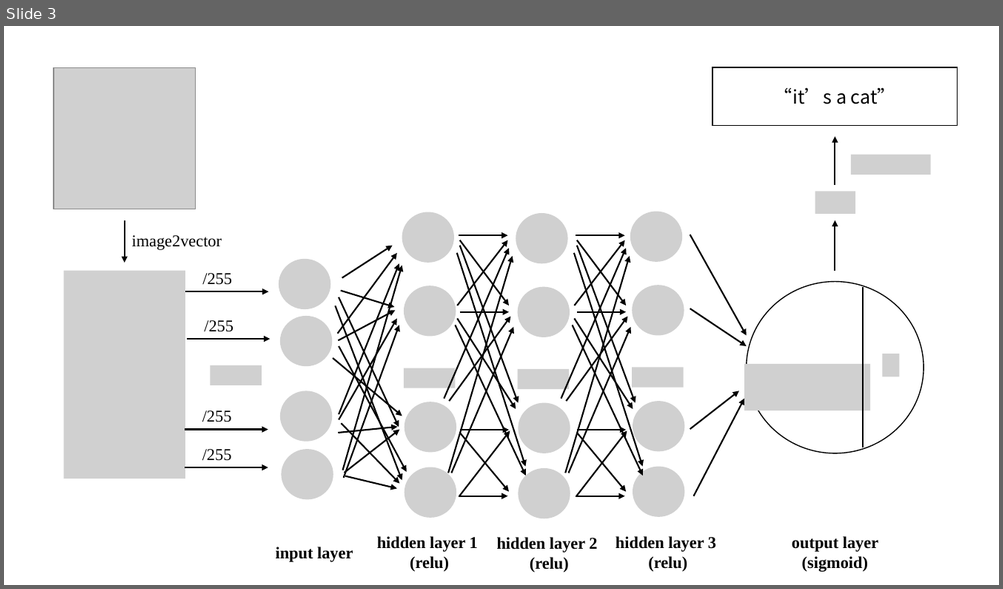
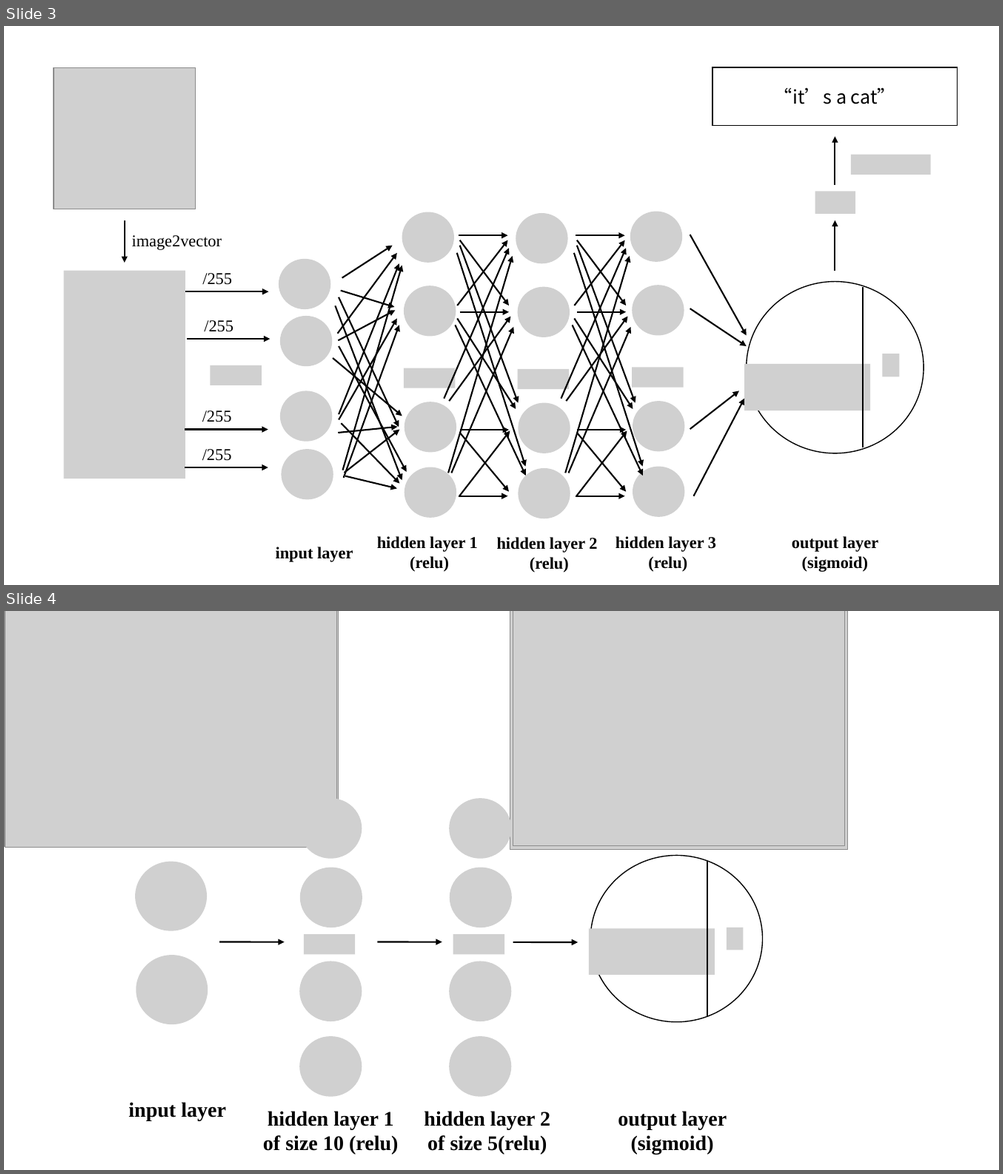
Before and after one commit to PPPerry/AI_projects, a slide deck: modules.pptx. Shown one above the other, each under a label of ours: slide 3 before the commit, slides 3 and 4 after it. The pictures are 1003x589 and 1003x1174 pixels, drawn with LibreOffice and Linux fonts; fonts in the diff are those of the drawing; grey boxes stand for pictures. Boxes give left, top, right and bottom in pixels: in the first picture for what was removed or moved away, otherwise in the second. Text is boxed around its words. In the diff, an @@ line names an element or a change of style, - is before the commit and + after.

```diff
--- a/modules.pptx
+++ b/modules.pptx
@@ slide 4 added at (4,611,999,1170), background #FFFFFF @@
@@ picture added at (4,611,338,847) @@
@@ picture added at (5,611,337,848) @@
@@ picture added at (510,611,848,850) @@
@@ picture added at (513,611,844,846) @@
@@ picture added at (299,798,361,859) @@
@@ picture added at (449,798,511,859) @@
@@ picture added at (135,862,207,931) @@
@@ picture added at (300,868,362,928) @@
@@ picture added at (449,868,512,928) @@
@@ ellipse added at (590,856,762,1023), fill #FFFFFF, outline #000000 1 pt @@
@@ line added from (707, 861) to (707, 1017), #000000 1.5 pt @@
@@ arrow added from (219, 943) to (284, 943), #000000 1.5 pt @@
@@ picture added at (304,935,356,955) @@
@@ arrow added from (377, 943) to (442, 943), #000000 1.5 pt @@
@@ picture added at (453,935,505,955) @@
@@ arrow added from (513, 943) to (578, 943), #000000 1.5 pt @@
@@ picture added at (589,929,715,975) @@
@@ picture added at (726,927,743,950) @@
@@ picture added at (136,955,208,1025) @@
@@ picture added at (299,962,361,1022) @@
@@ picture added at (449,962,511,1022) @@
@@ picture added at (299,1037,361,1097) @@
@@ picture added at (449,1037,511,1097) @@
@@ text added at (128,1102,226,1121), 20 pt, text #000000, bold @@
+input layer
@@ text added at (263,1111,398,1155), 20 pt, text #000000, bold @@
+hidden layer 1 of size 10 (relu)
@@ text added at (424,1111,550,1155), 20 pt, text #000000, bold @@
+hidden layer 2 of size 5(relu)
@@ text added at (617,1111,727,1155), 20 pt, text #000000, bold @@
+output layer (sigmoid)
```
Also in this commit, not shown: 2 other files.
